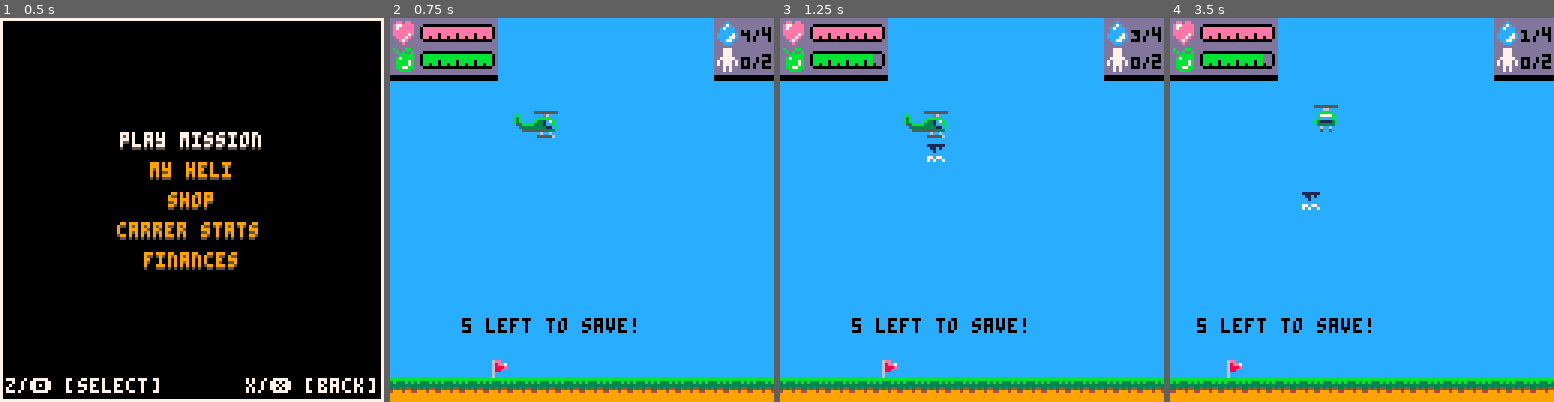
Above: before the commit, frames 1-4 (left to right).
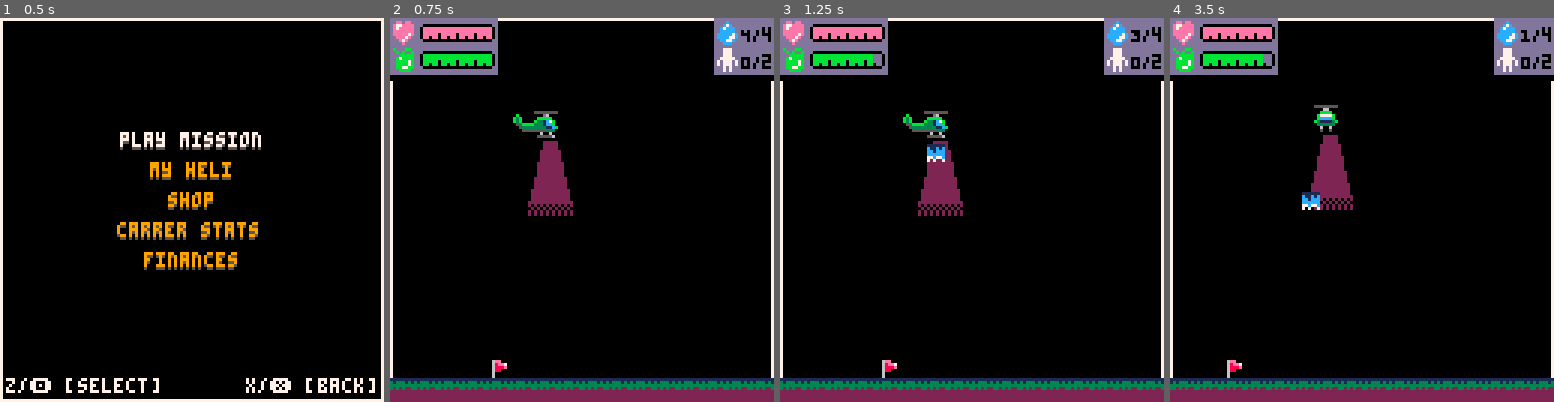
Above: after the commit, the same moments.

Repository: NinetiesPaul/PicoRescue
Game: PICO-8 cartridge picorescue.p8
The game is run twice, just before and just after one commit, with the same random seed, the same clock (stepped at 60 frames per second) and the same inputs.
Inputs:
- Up to frame 1 (0.5 s): tap X (X key) at 0.33 s
- Up to frame 2 (0.75 s): tap O (Z key) at 0.7 s
- Up to frame 3 (1.25 s): tap X (X key) at 1.07 s
- Up to frame 4 (3.5 s): hold Right 1.6-2.1 s; tap O (Z key) every 0.4 s from 1.7 to 3.3 s; tap X (X key) at 1.85, 2.97 s; hold Up 2.15-2.42 s; hold Right 2.47-3.03 s; hold Left from 3.08 s (still down)

Frame 1 is identical in both runs. In frame 2, 90% of the frame differs, in the area x 0-100%, y 0-100%; in frame 3, 90%; in frame 4, 90%.

Commit message:
created placeholder logic

Diff:
--- a/picorescue.p8
+++ b/picorescue.p8
@@ -195,6 +195,7 @@
 	mission_fire_put_out = 0
 	mission_earnings = 0
 	mission_has_wounded = false
+	mission_day_time = "night"
 
 	block_btns = false
 	block_btns_counter = 0
@@ -335,11 +336,21 @@
 	end
 
 	if curr_screen == 2 then -- rotor mission
-		rectfill(0,0,128,119,12)
+		-- rectfill(0,0,128,119,12)
 		spr(006,drop_off_x,112)
 
 		flip_spr = (player.facing == "right") and true or false
 		tail_pos = (player.facing == "right") and player.x+8 or player.x-8
+
+		sspr(80, 64, 8, 25, player.x - 4, player.y + 9)
+		rectfill(player.x + 4, player.y + 9, player.x + 7, player.y + 33, 2)
+		sspr(80, 64, 8, 25, player.x + 7, player.y + 9, 8, 25, true)
+
+		palt(0, false) palt(6, true)
+		spr(139, player.x-8, player.y + 26)
+		spr(139, player.x, player.y + 26)
+		spr(139, player.x+8, player.y + 26)
+		palt()
 
 		if (counter % 3 == 0) spr(052, player.x - 8, player.y - 8)
 		if (counter % 3 == 0) spr(052, player.x + 8, player.y - 8, 1, 1, true)
@@ -1139,7 +1150,8 @@
 end
 
 function draw_ground(ground)
-	spr(017,ground.x,ground.y)
+	ground_spr = (mission_day_time == "night") and 014 or 017
+	spr(ground_spr,ground.x,ground.y)
 end
 
 function move_ground(ground)
@@ -1171,6 +1183,7 @@
 				fire.counter = 0
 				fire.spr = 056
 				fire.frequency = rnd({ 15, 30, 45 })
+				fire.radius = 15
 				add(fire_pcs, fire)
 			end
 		end
@@ -1180,10 +1193,12 @@
 end
 
 function draw_fire(fire)
+	circfill(fire.x + 4,fire.y + 6, fire.radius, 2)
 	spr(fire.spr,fire.x,fire.y)
 end
 
 function update_fire(fire)
+	fire.radius = (counter % 1.5 == 0) and 15 or 14
 	fire.counter += 1
 	if (counter % 2 == 0) fire.spr += 1
 	if (fire.spr > 058) fire.spr = 56
Not shown, changed: 37 lines of the sprite sheet (__gfx__) section of picorescue.p8
